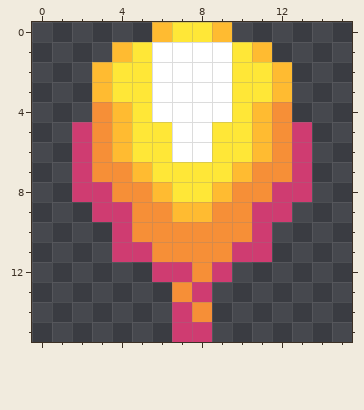
Pixel-art sprite -- Assets/Sprites/flame 2.png. Above, as it was before the edit.
The file is 16x16 pixels.
After the commit:
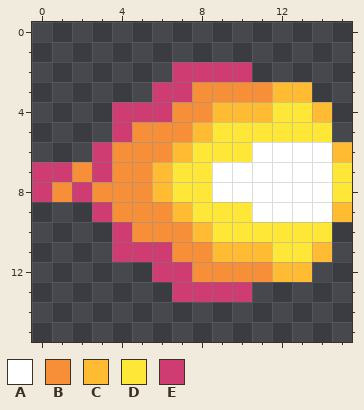
Palette (. is transparent): A #ffffff  B #f68f37  C #ffbb31  D #ffe737  E #cf3c71
Change:
Changed rows in their new state; - is an unchanged pixel.
first column x 0:
 0 ------....------
 1 ----........----
 2 ---....EEEE..---
 3 ---...EEBBBB-C--
 4 ---.EEEBBCC-DDC-
 5 --..EBBBC--DDDD-
 6 --.EBBBCD--AAAAC
 7 EEBE-BC--AAAAAAD
 8 EB-B-----AAAAAAD
 9 ----B---DDDAAAAC
10 --------CDDDDDD-
11 ------E--CCCDDC-
12 ---------BBBCC--
13 -------E-EE-----
14 -------..-------
15 -------..-------
Boxes around the changes in both pictures, in picture pixels (x1, y1, x2, y2):
changed: (32, 22, 352, 342)
